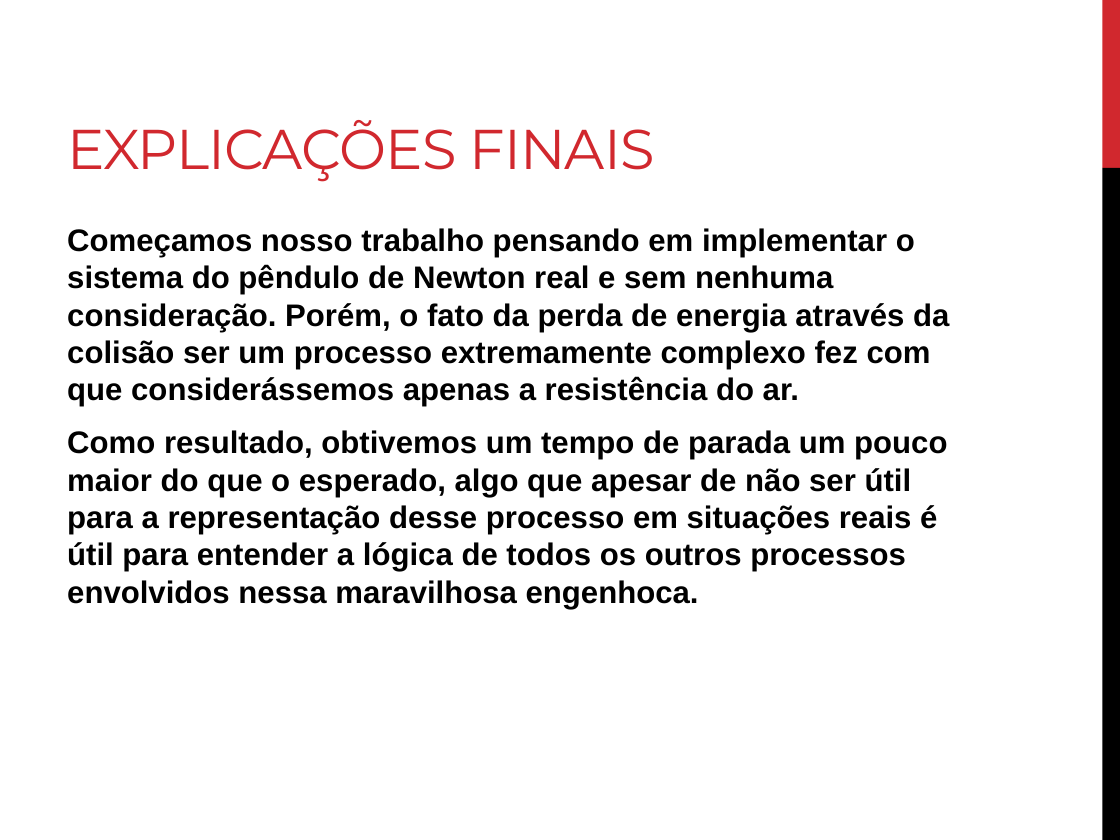
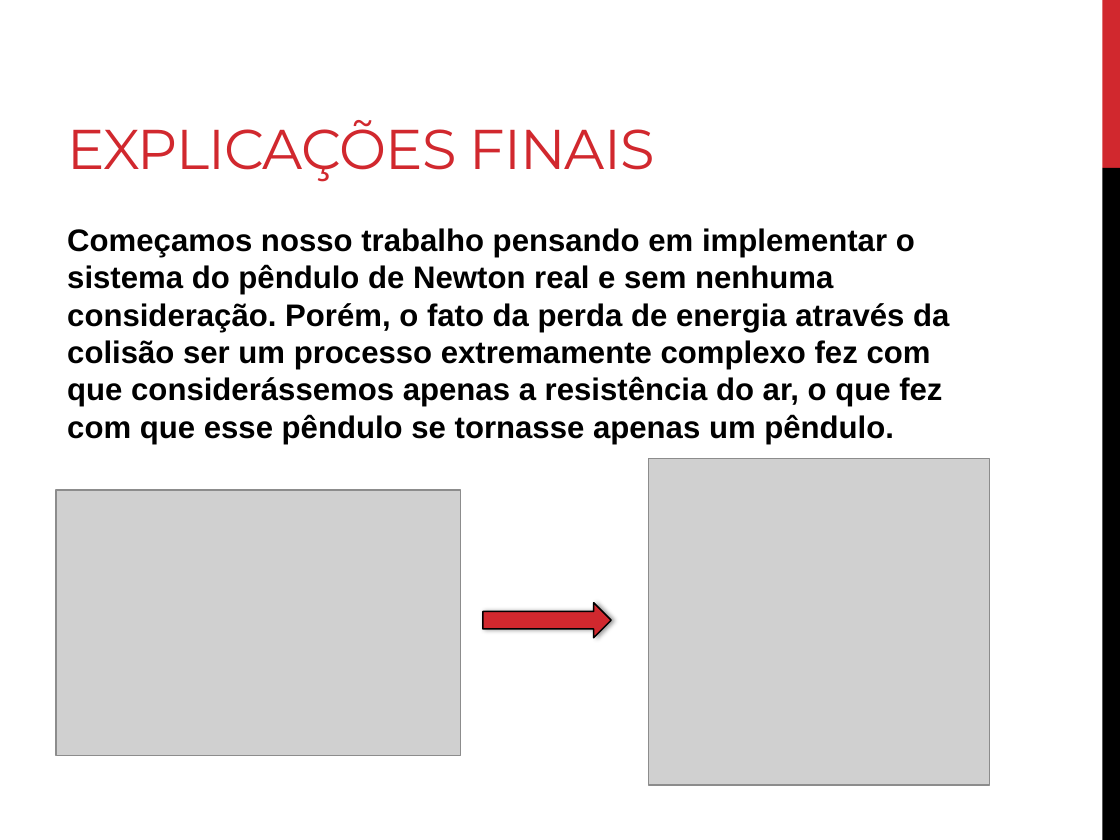
Before and after one commit to thegentil/Projeto_ModSim, a slide deck: slide 13 of Apresentação Final.pptx. Drawn at 1120x840 pixels with LibreOffice and Linux fonts; fonts in the diff are those of the drawing; grey boxes stand for pictures. Boxes give left, top, right and bottom in pixels: in the first picture for what was removed or moved away, otherwise in the second. Text is boxed around its words. In the diff, an @@ line names an element or a change of style, - is before the commit and + after.

```diff
--- a/Apresentação Final.pptx
+++ b/Apresentação Final.pptx
@@ text at bbox=[67, 228, 949, 444]: text changed @@
-Começamos nosso trabalho pensando em implementar o sistema do pêndulo de Newton real e sem nenhuma consideração. Porém, o fato da perda de energia através da colisão ser um processo extremamente complexo fez com que considerássemos apenas a resistência do ar.
-Como resultado, obtivemos um tempo de parada um pouco maior do que o esperado, algo que apesar de não ser útil para a representação desse processo em situações reais é útil para entender a lógica de todos os outros processos envolvidos nessa maravilhosa engenhoca.
+Começamos nosso trabalho pensando em implementar o sistema do pêndulo de Newton real e sem nenhuma consideração. Porém, o fato da perda de energia através da colisão ser um processo extremamente complexo fez com que considerássemos apenas a resistência do ar, o que fez com que esse pêndulo se tornasse apenas um pêndulo.
@@ picture added at bbox=[648, 459, 989, 785] @@
@@ picture added at bbox=[56, 491, 461, 756] @@
@@ right arrow added at bbox=[483, 603, 612, 637], fill #D1282E, outline #000000 1 pt @@
```
Also in this commit, not shown: 2 other slides changed.
